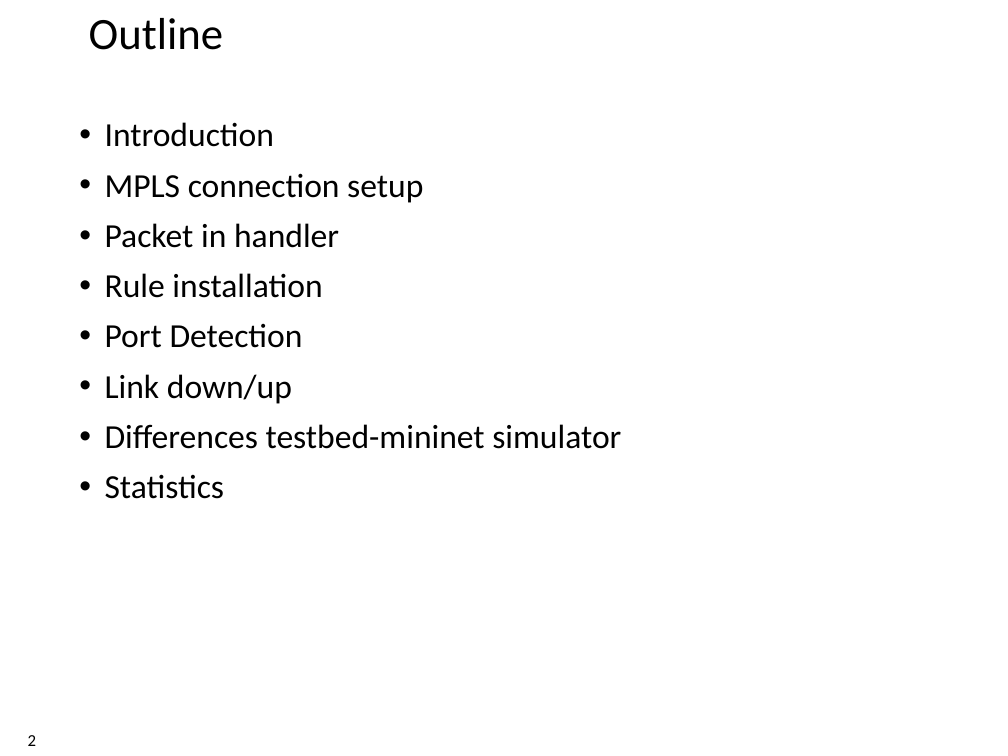
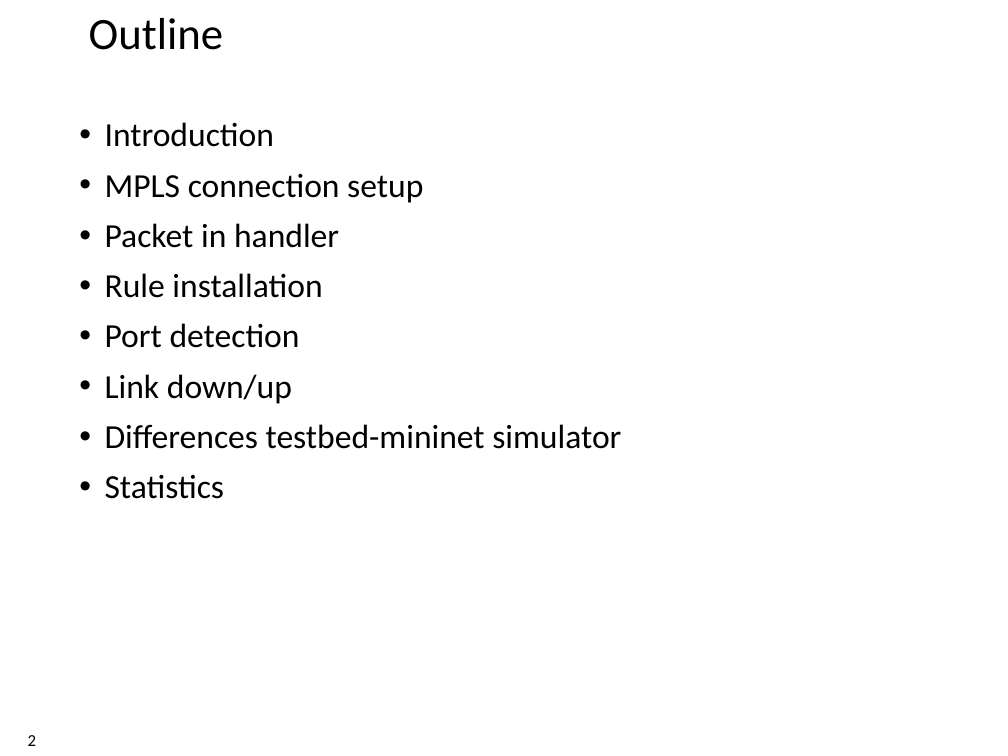
Before and after one commit to xdl907/switching-and-routing-project, a slide deck: slide 2 of template_project_exam__1_.pptx. Drawn at 1008x756 pixels with LibreOffice and Linux fonts; fonts in the diff are those of the drawing; background and template pictures are left out. Boxes give left, top, right and bottom in pixels: in the first picture for what was removed or moved away, otherwise in the second. Text is boxed around its words. In the diff, an @@ line names an element or a change of style, - is before the commit and + after.

```diff
--- a/template_project_exam__1_.pptx
+++ b/template_project_exam__1_.pptx
@@ text at (105,323,300,348): text changed @@
-• Port Detection
+• Port detection
```
Also in this commit, not shown: 3 other slides changed.
